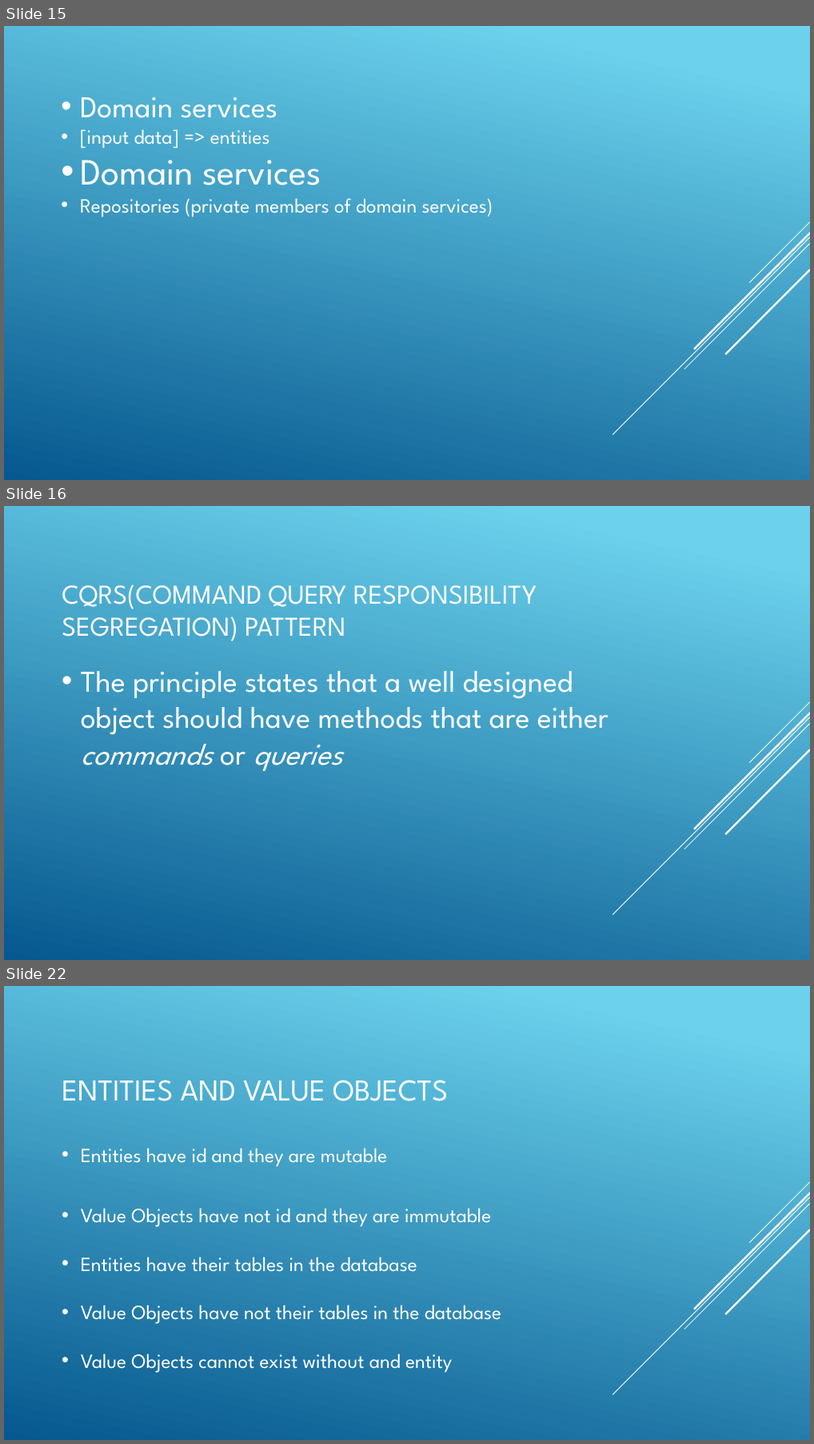
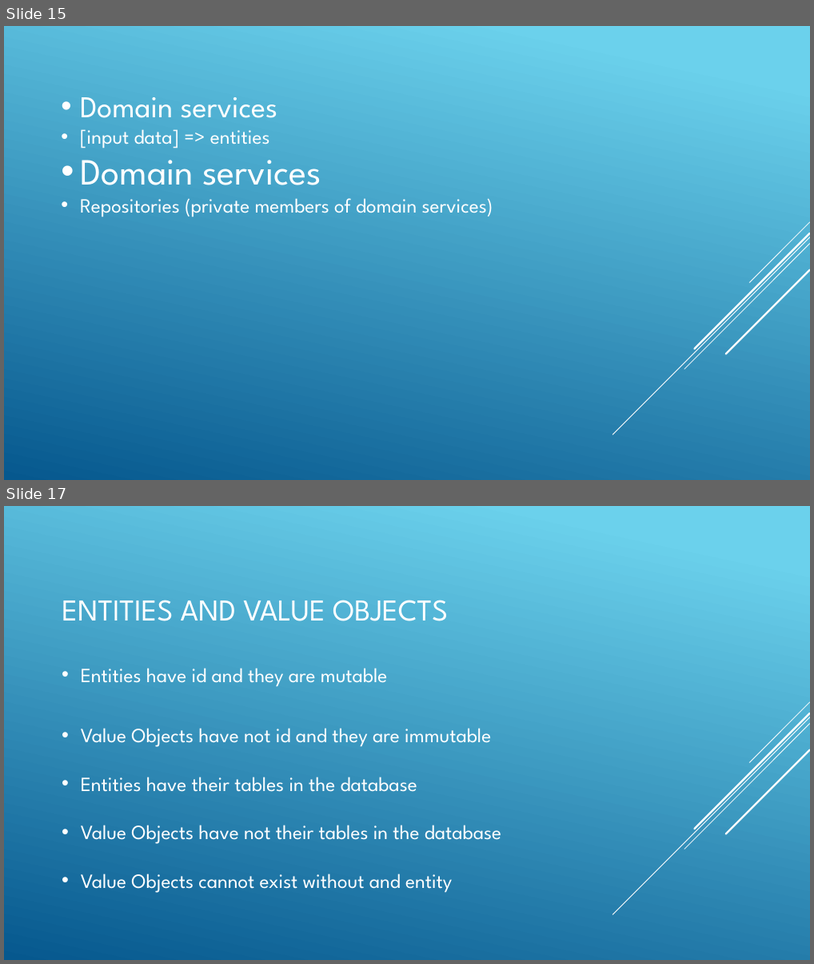
Before and after one commit to ajduk87/ApplicationLayerAndDDDDemo, a slide deck: AplikativniNivoIDomenDrivenDizajn.pptx. Shown one above the other, each under a label of ours: slides 15, 16 and 22 before the commit, slides 15 and 17 after it; the slides between them are not shown. The pictures are 814x1444 and 814x964 pixels, drawn with LibreOffice and Linux fonts; fonts in the diff are those of the drawing. Boxes give left, top, right and bottom in pixels: in the first picture for what was removed or moved away, otherwise in the second. Text is boxed around its words. In the diff, an @@ line names an element or a change of style, - is before the commit and + after.

```diff
--- a/AplikativniNivoIDomenDrivenDizajn.pptx
+++ b/AplikativniNivoIDomenDrivenDizajn.pptx
@@ slide 16 removed at [4,506,810,960], background gradient #6ED2EB to #06588E; not listed: 5 template elements that a slide beside it also shows @@
@@ title removed at [62,584,538,641] @@
-CQRS(COMMAND QUERY RESPONSIBILITY SEGREGATION) PATTERN
@@ text removed at [81,671,609,771] @@
-• The principle states that a well designed object should have methods that are either commands or queries
@@ what was slide 22 is now slide 17 @@
```
Also in this commit, not shown: 1 slide added, 5 other slides removed, 1 other file.
